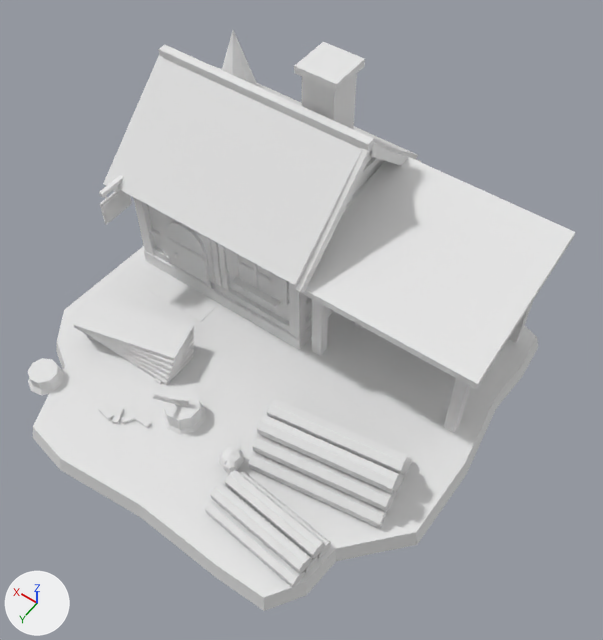
The FBX model Assets/Village/Models/Village_House_Lumbermill.fbx: old version first, new version second.
One viewpoint serves both versions: a camera (50 mm lens) standing at (-6.64, 8.39, 14.88) and looking at (-0.76, 0.14, 1.92). The lights are fixed; the arrows at lower left show +X, +Y and +Z. The picture after the commit comes second. Where no turn or scale is listed for an object, it has been applied to the vertices.

Objects in the first picture: 'Village_House_Lumbermill'.
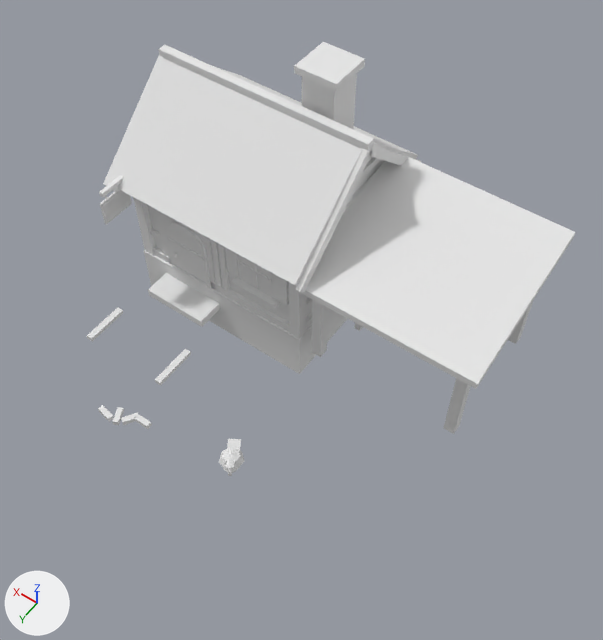
Boxes [x1, y1, x2, y2] around the edits, measured in the pictures (603 x 640 px):
```json
{"object": "Village_House_Lumbermill", "change": "reshaped", "before": [28, 30, 575, 611], "after": [87, 42, 575, 476], "on screen": "11% narrower, 25% shorter"}
{"part": 1, "of": "me_village_house_lumbermill", "change": "deleted", "before": [28, 30, 538, 611]}
```

Edits to the scene script, one JSON object a line:
```json
{"block": "me_village_house_lumbermill", "where": "# used by ob_village_house_lumbermill; location = (0.0, 0.0, 0.0)"}
{"op": "remove", "block": "me_village_house_lumbermill", "code": "me_village_house_lumbermill.from_pydata(...)  # 1525 vertices, 1155 faces; spans x -4.73..4.75, y -4.57..4.68, z -0.9..5.56"}
{"op": "add", "block": "me_village_house_lumbermill", "code": "me_village_house_lumbermill.from_pydata(...)  # 1103 vertices, 857 faces; spans x -4.4..4.47, y -4.48..3.38, z -0.9..5.56"}
{"block": "me_village_house_lumbermill", "change": "me_village_house_lumbermill part 1: 30 loose pieces with 422 vertices, spanning x -4.73..4.75, y -4.57..4.68, z -0.35..4.71, are deleted"}
```
